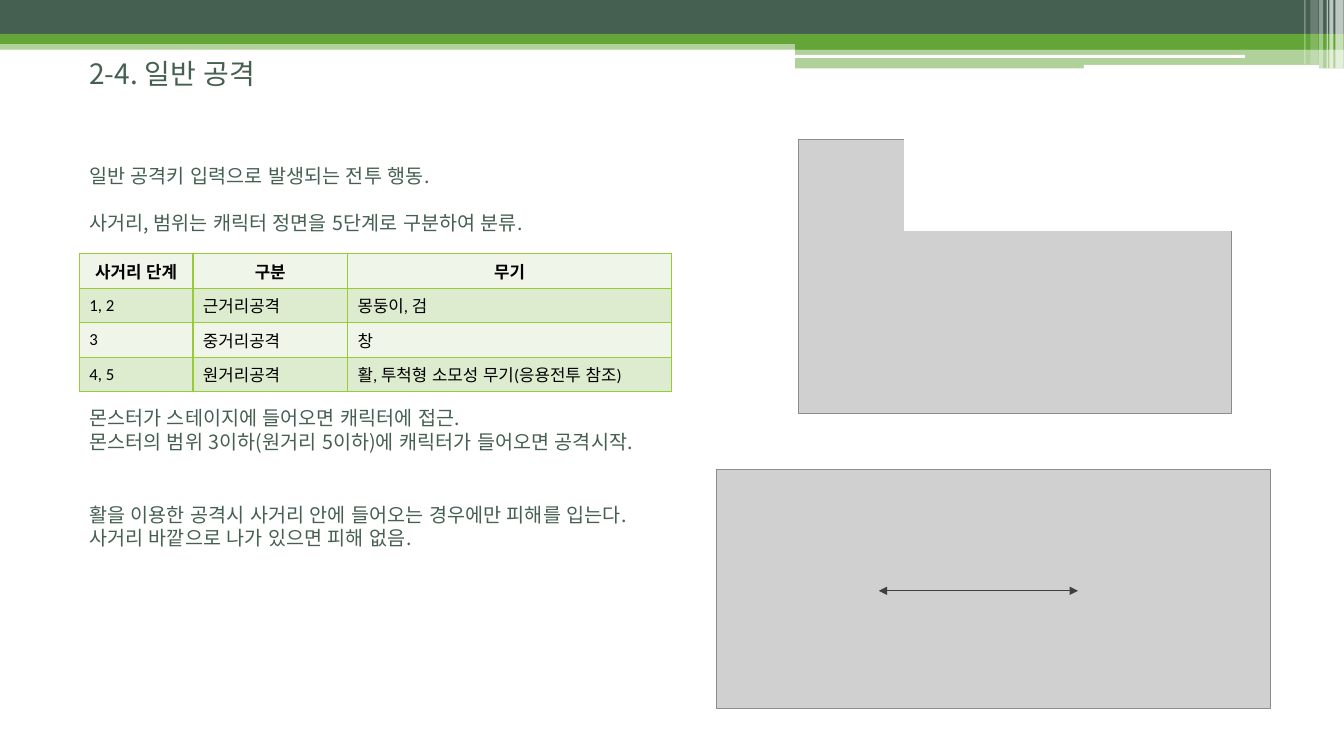
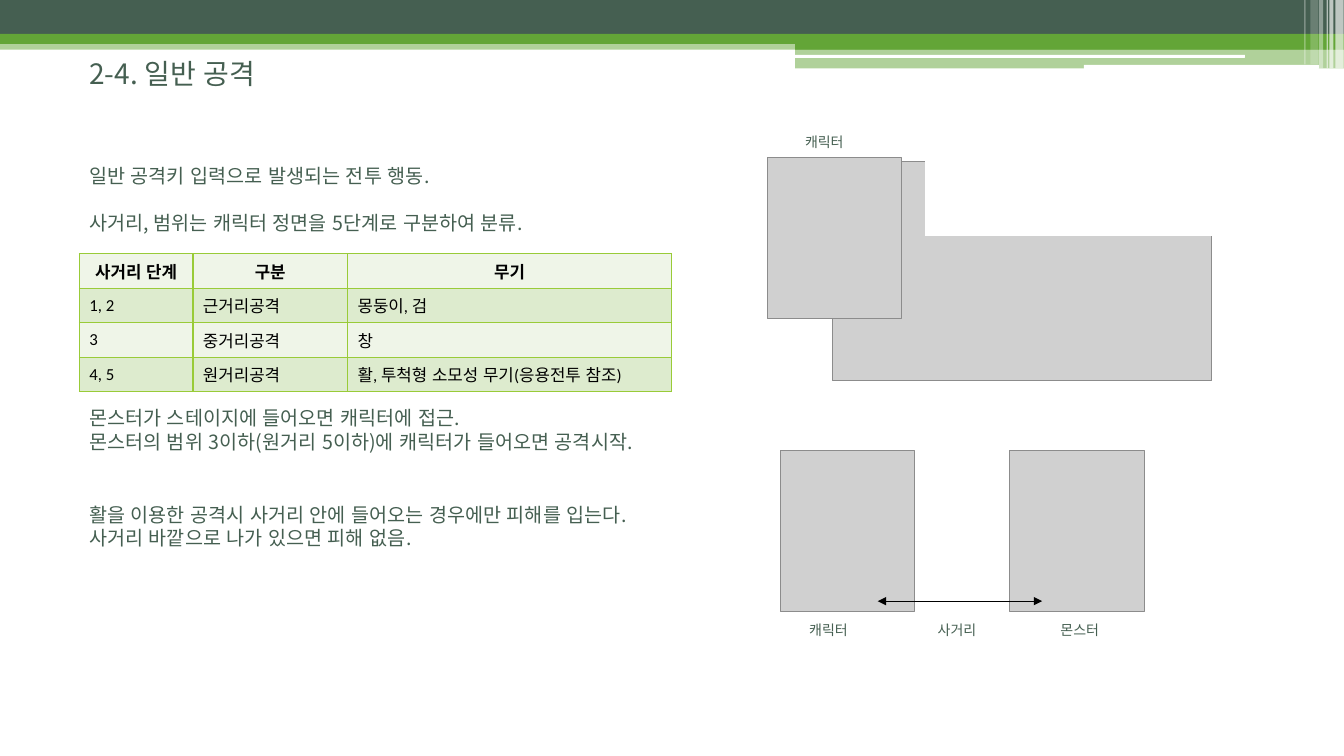
Before and after one commit to uknim2000/TIL, a slide deck: slide 11 of 003_게임기획서/노비의모험_전투시스템_김병훈_v001_200122.pptx. Drawn at 1344x756 pixels with LibreOffice and Linux fonts; fonts in the diff are those of the drawing; grey boxes stand for pictures. Boxes give left, top, right and bottom in pixels: in the first picture for what was removed or moved away, otherwise in the second. Text is boxed around its words. In the diff, an @@ line names an element or a change of style, - is before the commit and + after.

```diff
--- a/003_게임기획서/노비의모험_전투시스템_김병훈_v001_200122.pptx
+++ b/003_게임기획서/노비의모험_전투시스템_김병훈_v001_200122.pptx
@@ text added at bbox=[805, 135, 844, 148], 10 pt, text #455F51 @@
+캐릭터
@@ rectangle: place and size @@
-rectangle at bbox=[905, 117, 1236, 231]
+rectangle at bbox=[926, 144, 1215, 235]
@@ picture added at bbox=[767, 157, 901, 319] @@
@@ picture: place and size @@
-picture at bbox=[799, 139, 1232, 413]
+picture at bbox=[833, 162, 1213, 381]
@@ rounded rectangle added at bbox=[833, 156, 873, 292], fill #FFFFFF @@
@@ picture removed at bbox=[717, 470, 1270, 709] @@
@@ picture added at bbox=[780, 450, 914, 611] @@
@@ picture added at bbox=[1010, 450, 1144, 611] @@
@@ text added at bbox=[809, 623, 848, 636], 10 pt, text #455F51 @@
+캐릭터
@@ double arrow moved from (879, 591) - (1078, 591) to (878, 601) - (1043, 601) @@
@@ double arrow (878, 601) - (1043, 601): stroke #404040 0.5 pt to #000000 0.5 pt @@
@@ text added at bbox=[938, 623, 977, 636], 10 pt, text #455F51 @@
+사거리
@@ text added at bbox=[1060, 623, 1099, 636], 10 pt, text #455F51 @@
+몬스터
```
Also in this commit, not shown: 2 other slides changed.
